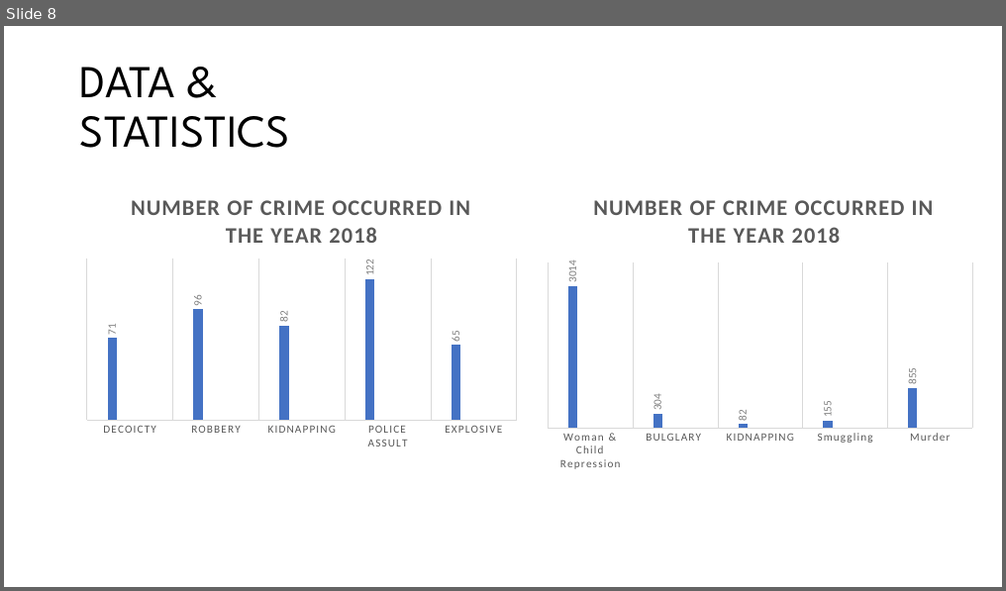
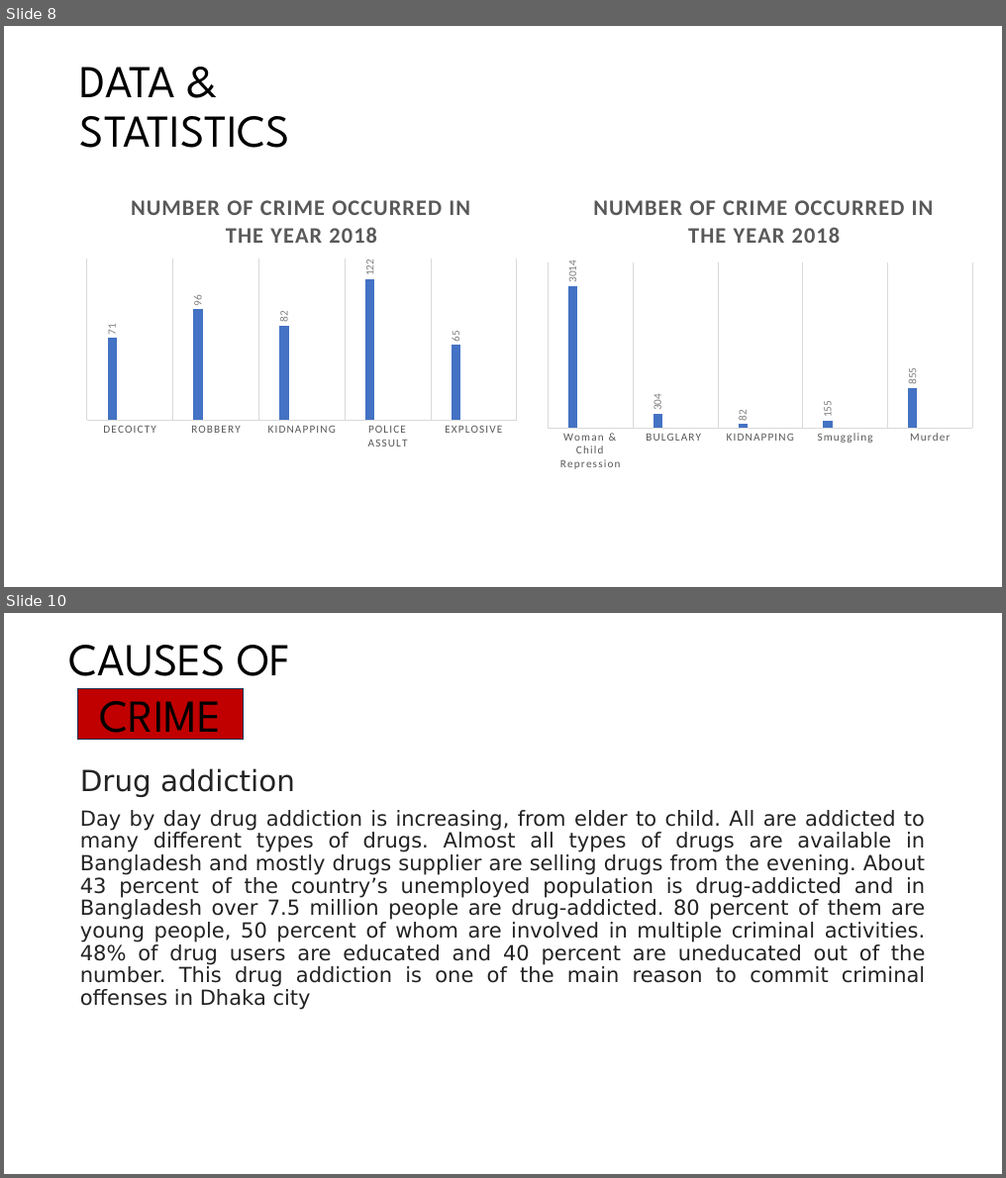
Before and after one commit to Tishat2247019/SUMMER-22-23, a slide deck: BGS/FINAL PRESENTATION/CRIME IN DHAKA CITY.pptx. Shown one above the other, each under a label of ours: slide 8 before the commit, slides 8 and 10 after it; the slides between them are not shown. The pictures are 1006x591 and 1006x1178 pixels, drawn with LibreOffice and Linux fonts; fonts in the diff are those of the drawing. Boxes give left, top, right and bottom in pixels: in the first picture for what was removed or moved away, otherwise in the second. Text is boxed around its words. In the diff, an @@ line names an element or a change of style, - is before the commit and + after.

Commit message:
added causes & impact on society slides

```diff
--- a/BGS/FINAL PRESENTATION/CRIME IN DHAKA CITY.pptx
+++ b/BGS/FINAL PRESENTATION/CRIME IN DHAKA CITY.pptx
@@ slide 10 added at (4, 613, 1002, 1174), background #FFFFFF @@
@@ title added at (69, 645, 290, 690), 44 pt, text #000000 @@
+CAUSES OF
@@ rectangle added at (78, 689, 244, 740), fill #C00000, outline #1E3256 1 pt, 44 pt, text #000000 @@
+CRIME
@@ text added at (80, 768, 925, 1010), 20 pt, text #232323 @@
+Drug addiction
+Day by day drug addiction is increasing, from elder to child. All are addicted to many different types of drugs. Almost all types of drugs are available in Bangladesh and mostly drugs supplier are selling drugs from the evening. About 43 percent of the country’s unemployed population is drug-addicted and in Bangladesh over 7.5 million people are drug-addicted. 80 percent of them are young people, 50 percent of whom are involved in multiple criminal activities. 48% of drug users are educated and 40 percent are uneducated out of the number. This drug addiction is one of the main reason to commit criminal offenses in Dhaka city
```
Also in this commit, not shown: 8 other slides added.
